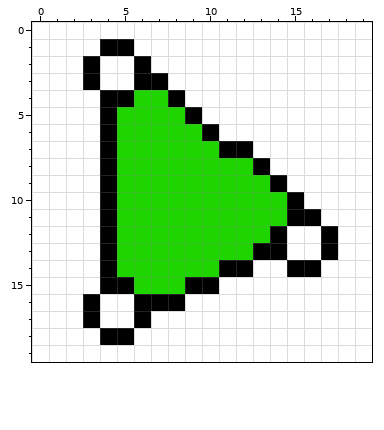
Edited in one commit: pixel-art sprite (img/cusomizeTriangleVertices.png). This is how it looked before the edit.
The file is 20x20 pixels. Colours within 5 levels of each other are drawn and written as one.
The result:
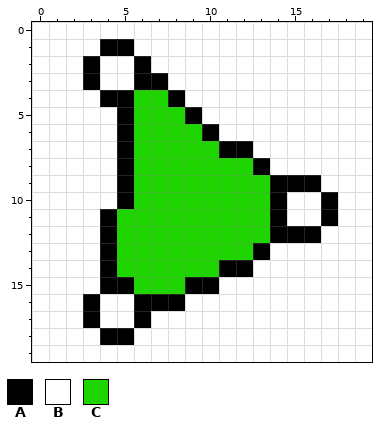
Palette (. is transparent): A #000000  B #ffffff  C #1ed500
Diff:
y 5..8: x 4..5 AC -> BA
y 9: x 4..5 AC -> BA; x 15..16 BB -> AA
y 10: x 4..5 AC -> BA; x 14..15 CA -> AB; x 17 B -> A
y 11: x 14..17 CAAB -> ABBA
y 12: x 15..17 BBA -> AAB
y 13: x 14 A -> B; x 17 A -> B
y 14: x 15..16 AA -> BB
